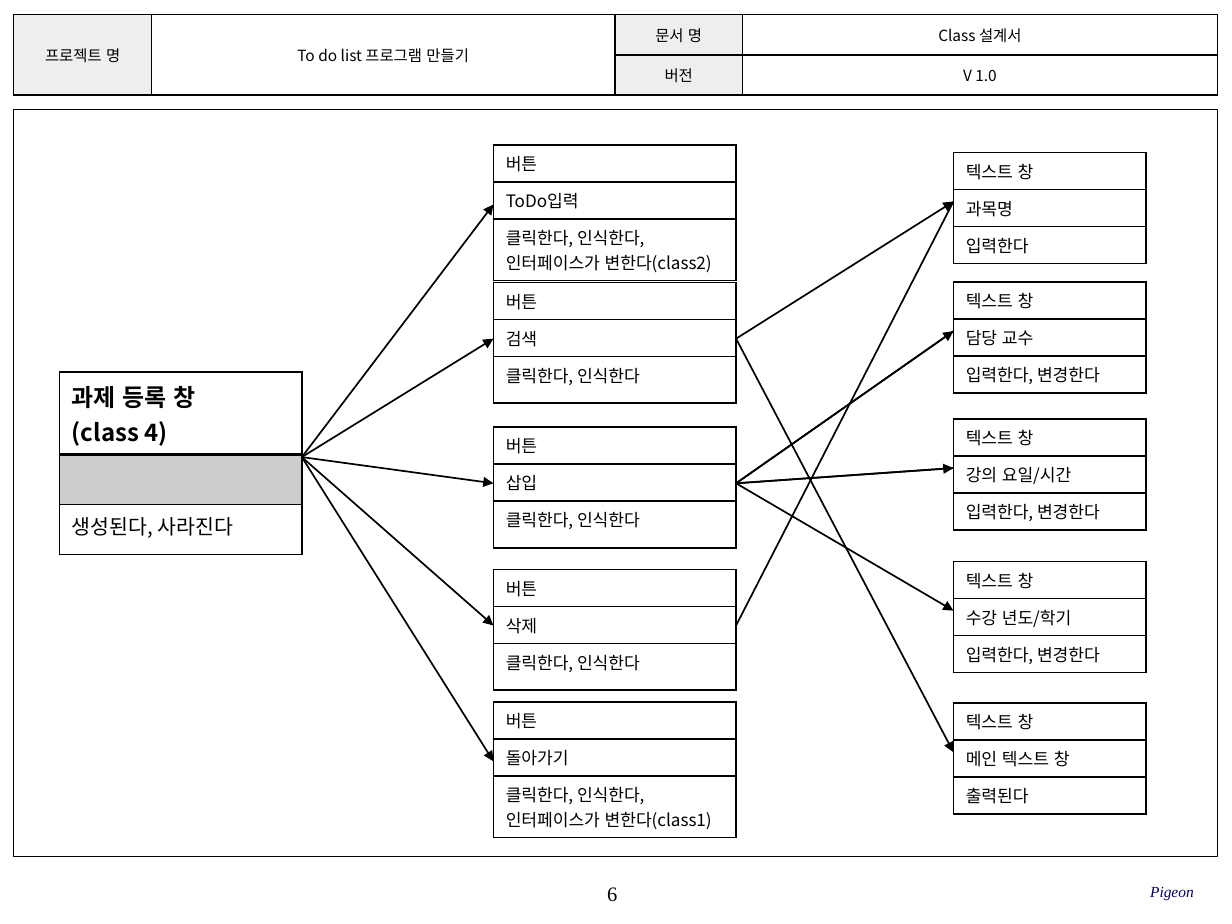
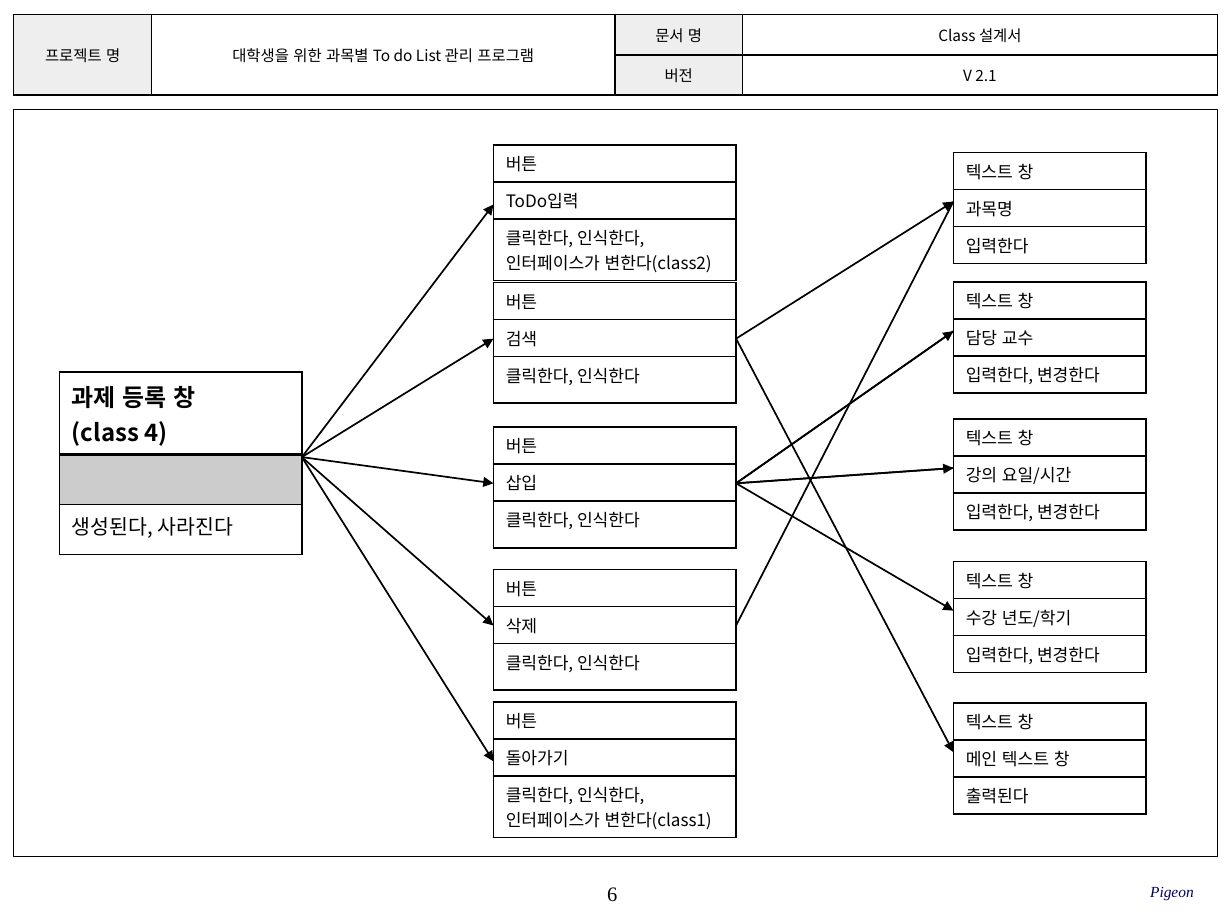
Before and after one commit to SE-admin/9, a slide deck: slide 6 of doc/3_ 설계서/Class Design_9_pigeon.pptx. Drawn at 1232x924 pixels with LibreOffice and Linux fonts; fonts in the diff are those of the drawing; background and template pictures are left out. Boxes give left, top, right and bottom in pixels: in the first picture for what was removed or moved away, otherwise in the second. Text is boxed around its words. In the diff, an @@ line names an element or a change of style, - is before the commit and + after.

```diff
--- a/doc/3_ 설계서/Class Design_9_pigeon.pptx
+++ b/doc/3_ 설계서/Class Design_9_pigeon.pptx
@@ table at [14, 15, 1217, 95] @@
-row 1, column 2: To do list 프로그램 만들기
+row 1, column 2: 대학생을 위한 과목별 To do List 관리 프로그램
-row 2, column 4: V 1.0
+row 2, column 4: V 2.1
```
Also in this commit, not shown: 4 other slides changed, 8 other files.
